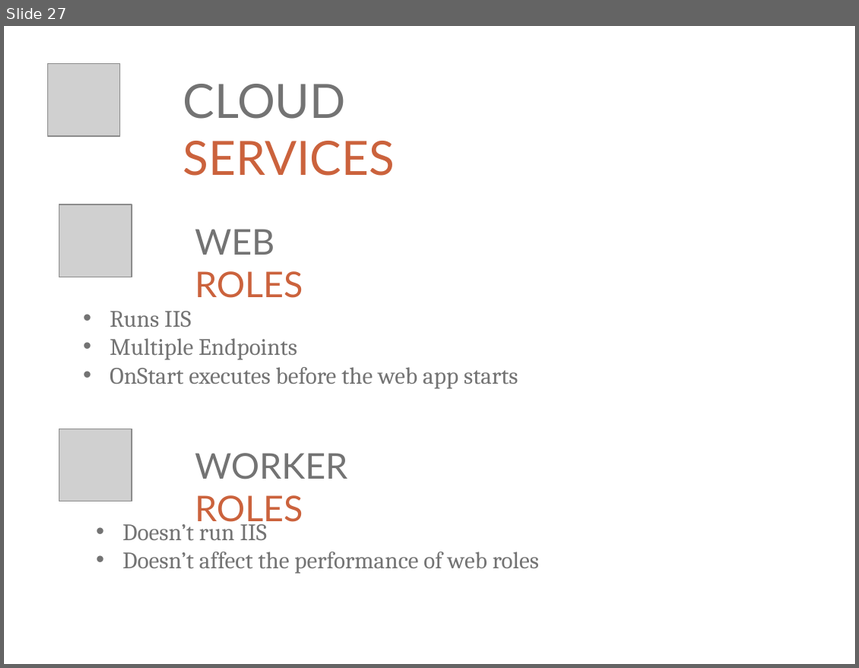
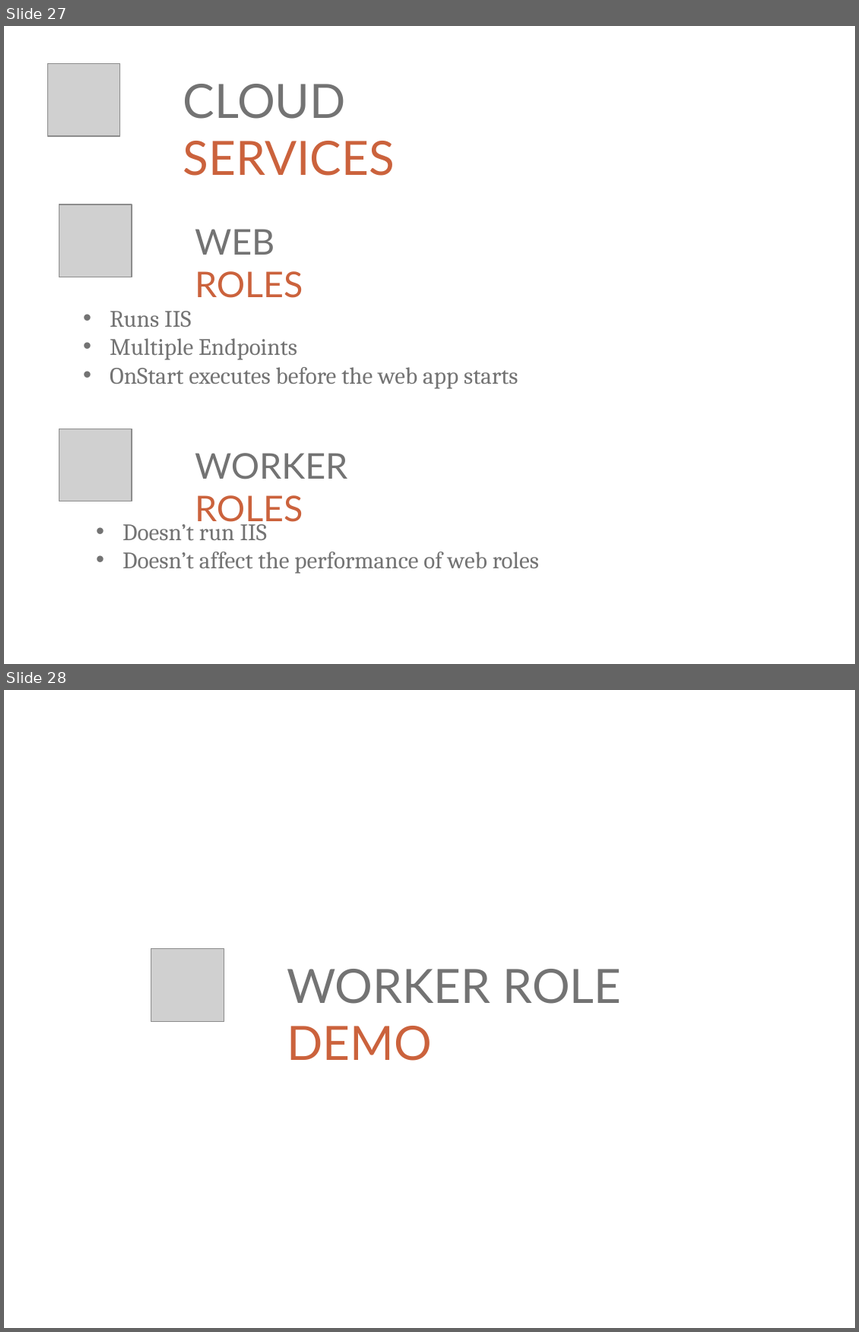
Before and after one commit to ritasker/Presentations-Archive, a slide deck: Current/Azure The Good Parts Web Apps/AzureTheGoodParts-WebApps.pptx. Shown one above the other, each under a label of ours: slide 27 before the commit, slides 27 and 28 after it. The pictures are 859x668 and 859x1332 pixels, drawn with LibreOffice and Linux fonts; fonts in the diff are those of the drawing; grey boxes stand for pictures; background and template pictures are left out. Boxes give left, top, right and bottom in pixels: in the first picture for what was removed or moved away, otherwise in the second. Text is boxed around its words. In the diff, an @@ line names an element or a change of style, - is before the commit and + after.

```diff
--- a/Current/Azure The Good Parts Web Apps/AzureTheGoodParts-WebApps.pptx
+++ b/Current/Azure The Good Parts Web Apps/AzureTheGoodParts-WebApps.pptx
@@ slide 28 added at [4, 690, 855, 1328], background picture (left out) @@
@@ picture added at [151, 948, 224, 1021] @@
@@ text added at [287, 969, 622, 1061], 40 pt, text #737373 @@
+WORKER ROLE DEMO
```
Also in this commit, not shown: 5 slides changed, 4 other slides added, 2 other files.
